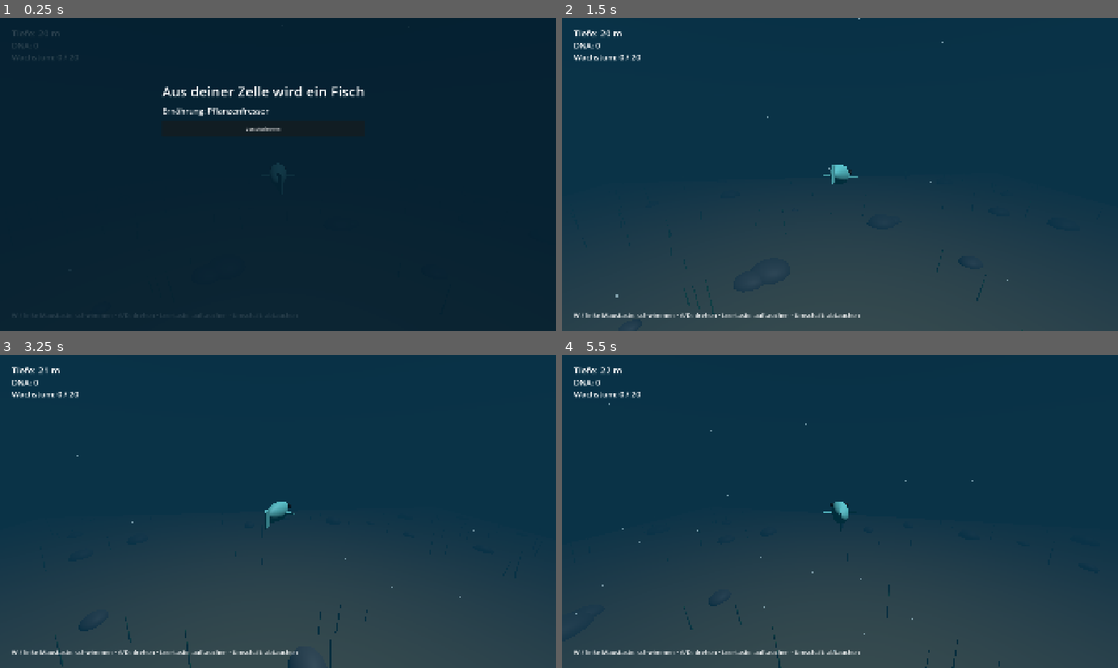
Above: before the commit, frames 1-4 (two rows, left to right).
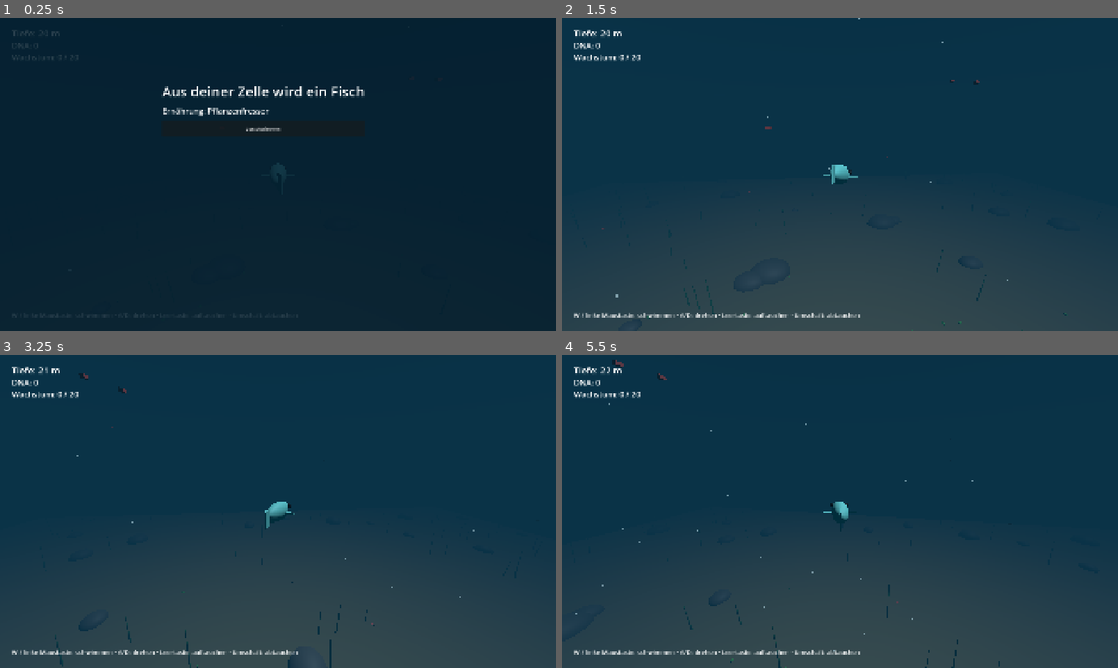
Above: after the commit, the same moments.

Repository: Mayo73/agenthub-backup
Game: Godot game, scene res://scenes/fish.tscn
Same seed, same stepped clock (60 frames per second), same inputs: the game is played once before the commit and once after it. This scene is started directly instead of the project's main scene.
Inputs (mouse positions are in pixels of both pictures, inside the frame that each line leads up to):
- Up to frame 1 (0.25 s): no input
- Up to frame 2 (1.5 s): click "Losschwimmen" at 0.5 s; tap Enter at 1.25 s; move the mouse to (962, 158) at 1.27 s; hold D (rechts) from 1.28 s (still down); hold Shift (abtauchen) from 1.28 s (still down); click (962, 158) at 1.42 s
- Up to frame 3 (3.25 s): release D (rechts) at 2 s; release Shift (abtauchen) at 2 s; drag from (166, 527) to (250, 574) at 2.02 s; move the mouse to (333, 442) at 2.77 s; hold D (rechts) from 2.78 s (still down); hold W (hoch) from 2.78 s (still down)
- Up to frame 4 (5.5 s): release D (rechts) at 3.5 s; release W (hoch) at 3.5 s; drag from (812, 574) to (673, 464) at 3.52 s; move the mouse to (1006, 558) at 4.27 s; hold A (links) 4.28-5 s; hold S (runter) 4.28-5 s; drag from (673, 464) to (756, 433) at 5.02 s

The runs differ from the first frame. In frame 2, less than 0.1% of the frame differs, in the area x 7-91%, y 19-100%; in frame 3, less than 0.1%; in frame 4, less than 0.1%, in the area x 9-61%, y 1-100%.

Commit message:
T-0252: Fischphase – Fressen und Wachsen in der Fischszene
Erstellt vom lokalen Agent (Modell qwen3.5:35b-a3b, Versuch 1 von 5).

Diff:
--- a/scripts/fish_main.gd
+++ b/scripts/fish_main.gd
@@ -2,6 +2,9 @@
 extends Node3D
 ## Hauptszene der Fischphase (scenes/fish.tscn): eine 3D-Unterwasserwelt. Alle Knoten entstehen im Code.
 ## Koordinaten und Maße stehen in FishWorld (Meter, y nach oben).
+
+## Reichweite des Mauls beim Fressen in Metern (wächst mit der Größe des Fischs).
+const MOUTH_REACH := 0.5
 
 ## Spielwelt: Boden, Oberfläche, Pflanzen, Fische und Nahrung kommen hier hinein.
 var world: Node3D
@@ -16,6 +19,8 @@
 var hud: FishHud
 var intro: FishIntro
 var progress := FishProgress.new()
+var food := FishFood.new()
+var food_view: FishFoodView
 
 
 func _ready() -> void:
@@ -55,6 +60,11 @@
 	reef = ReefView.new()
 	reef.name = "Reef"
 	world.add_child(reef)
+	food.spawn_around(FishWorld.START, 60, 5.0, 60.0, 0.3)
+	food_view = FishFoodView.new()
+	food_view.name = "Food"
+	food_view.field = food
+	world.add_child(food_view)
 	snow = MarineSnow.new()
 	snow.name = "Snow"
 	add_child(snow)
@@ -106,6 +116,8 @@
 func _physics_process(delta: float) -> void:
 	player.drive(FishInput.read(), delta)
 	hud.show_depth(player.motion.depth())
+	feed_player()
+	refill_food()
 
 
 ## Kamera folgt weich und schaut auf den Fisch; die Schwebeteilchen bleiben bei der Kamera.
@@ -114,3 +126,19 @@
 	camera.position = ChaseCamera.follow(camera.position, target, delta)
 	camera.look_at(player.motion.position)
 	snow.position = camera.position
+
+
+## Frisst, was das Maul berührt und zur Ernährung passt. Wächst der Fisch, wird er größer.
+func feed_player() -> void:
+	for item in food.take_at(player.mouth_point(), MOUTH_REACH * player.size, player.build.diet):
+		if progress.eat(item["value"]):
+			player.set_size(progress.size())
+			hud.show_message("Dein Fisch ist gewachsen!")
+	hud.show_progress(progress)
+
+
+## Entfernt weit entfernte Nahrung und streut neue um den Fisch, wenn sie knapp wird.
+func refill_food() -> void:
+	food.remove_far(player.motion.position, 90.0)
+	if food.items.size() < 40:
+		food.spawn_around(player.motion.position, 20, 15.0, 70.0, 0.3)
--- a/tests/test_fish_main.gd
+++ b/tests/test_fish_main.gd
@@ -68,3 +68,42 @@
 	fish._process(10.0)
 	check(fish.camera.position.is_equal_approx(ChaseCamera.target_position(fish.player.motion.position, fish.player.motion.yaw, fish.player.size)), "camera.position ist target_position")
 	check_eq(fish.snow.position, fish.camera.position, "snow.position ist camera.position")
+
+
+func test_nahrung_da() -> void:
+	check_eq(fish.food.items.size(), 60, "food.items.size() ist 60")
+	check(fish.get_node("World/Food") is FishFoodView, "fish.get_node('World/Food') is FishFoodView")
+
+
+func test_fressen() -> void:
+	fish.food.items.clear()
+	fish.food.add_item(Diet.PFLANZE, FishWorld.START + Vector3(0, 0, -1))
+	fish.feed_player()
+	check_eq(fish.progress.dna, 2, "fish.progress.dna ist 2")
+	check_eq(fish.food.items.size(), 0, "fish.food.items.size() ist 0")
+	check_eq(fish.hud.dna_label.text, "DNA: 2", "fish.hud.dna_label.text ist 'DNA: 2'")
+
+
+func test_falsche_nahrung() -> void:
+	fish.food.items.clear()
+	fish.food.add_item(Diet.FLEISCH, FishWorld.START + Vector3(0, 0, -1))
+	fish.feed_player()
+	check_eq(fish.progress.dna, 0, "fish.progress.dna ist 0")
+	check_eq(fish.food.items.size(), 1, "fish.food.items.size() ist 1")
+
+
+func test_wachsen() -> void:
+	fish.food.items.clear()
+	fish.progress.growth = 19
+	fish.food.add_item(Diet.PFLANZE, FishWorld.START + Vector3(0, 0, -1))
+	fish.feed_player()
+	check_eq(fish.progress.stage, 1, "fish.progress.stage ist 1")
+	check_eq(fish.player.size, 1.4, "fish.player.size ist 1.4")
+	check_eq(fish.player.model.scale, Vector3(1.4, 1.4, 1.4), "fish.player.model.scale ist Vector3(1.4, 1.4, 1.4)")
+	check(fish.hud.message_label.visible, "fish.hud.message_label.visible wahr")
+
+
+func test_nachstreuen() -> void:
+	fish.food.items.clear()
+	fish.refill_food()
+	check_eq(fish.food.items.size(), 20, "fish.food.items.size() ist 20")
